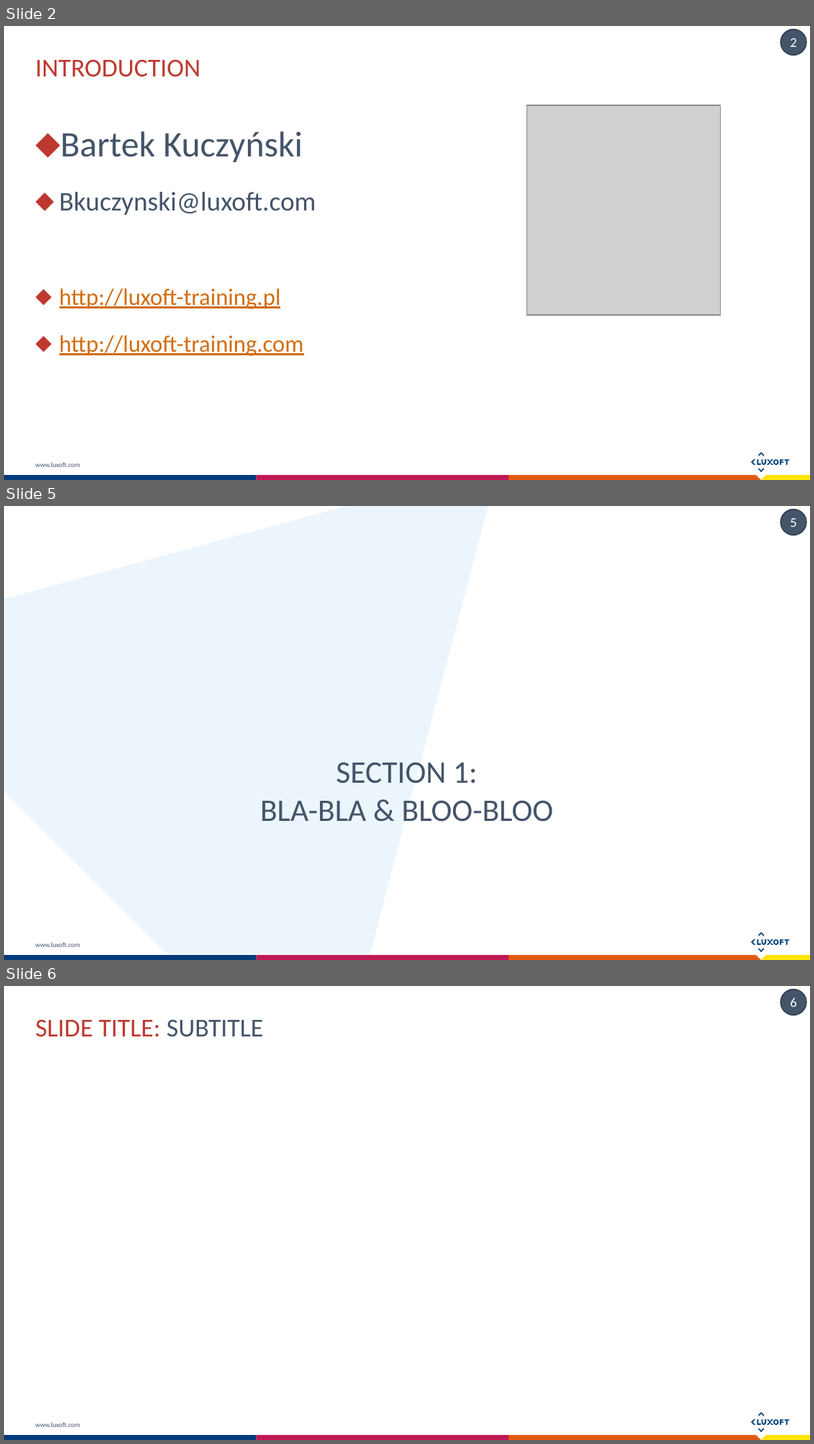
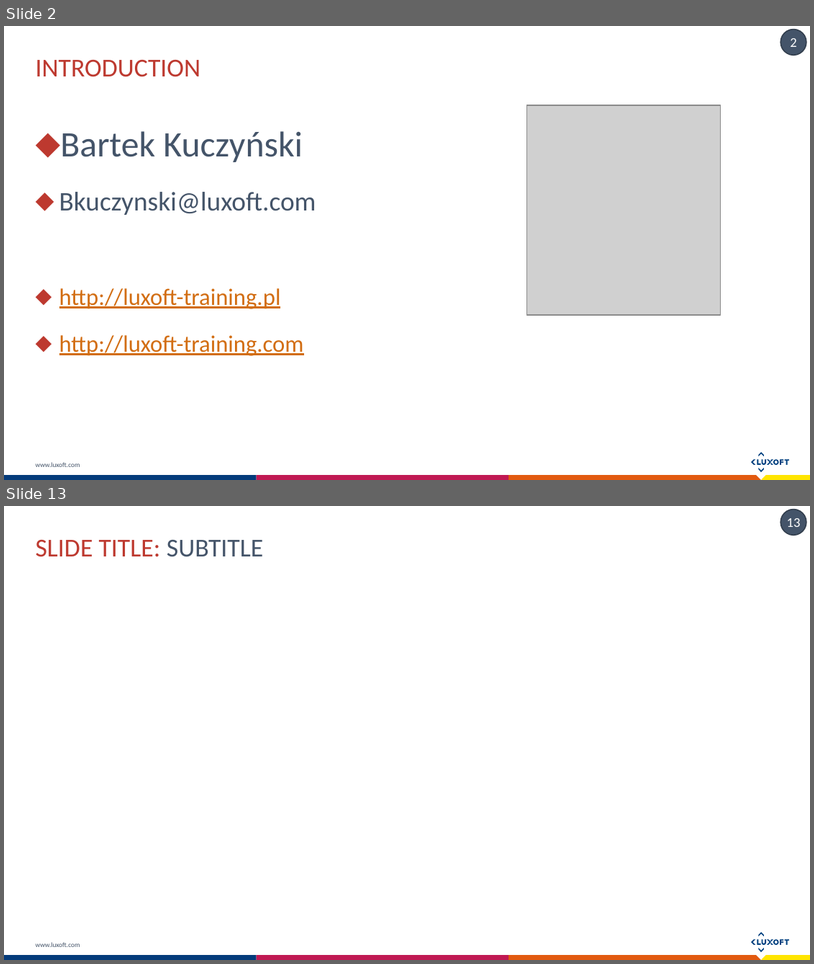
Before and after one commit to Koziolek/kotlin-workshops-230616, a slide deck: Introduction To Kotlin.pptx. Shown one above the other, each under a label of ours: slides 2, 5 and 6 before the commit, slides 2 and 13 after it; the slides between them are not shown. The pictures are 814x1444 and 814x964 pixels, drawn with LibreOffice and Linux fonts; fonts in the diff are those of the drawing; grey boxes stand for pictures. Boxes give left, top, right and bottom in pixels: in the first picture for what was removed or moved away, otherwise in the second. Text is boxed around its words. In the diff, an @@ line names an element or a change of style, - is before the commit and + after.

```diff
--- a/Introduction To Kotlin.pptx
+++ b/Introduction To Kotlin.pptx
@@ slide 5 removed at box(4, 506, 810, 960), background #FFFFFF; not listed: 18 template elements that a slide beside it also shows @@
@@ freeform shape removed at box(4, 506, 489, 955) @@
@@ title removed at box(260, 762, 554, 821) @@
-SECTION 1:
-BLA-BLA & BLOO-BLOO
@@ what was slide 6 is now slide 13 @@
@@ page number at box(787, 518, 801, 527): text changed @@
-6
+13
```
Also in this commit, not shown: 2 slides changed, 10 slides added, 11 other files.
